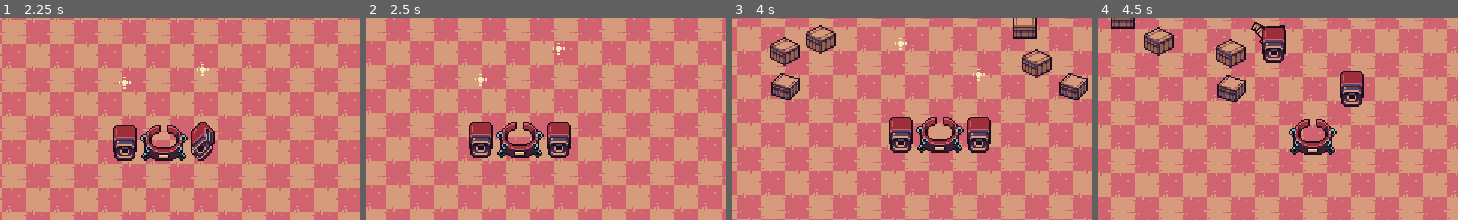
Above: before the commit, frames 1-4 (left to right).
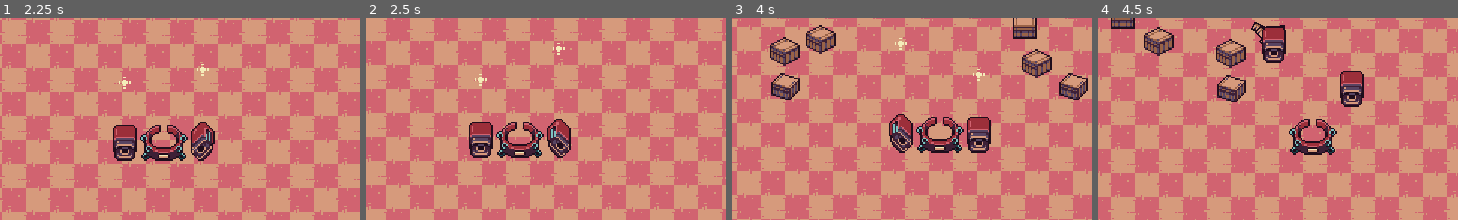
Above: after the commit, the same moments.

Repository: MrReineke/GPMINI_GODOT
Game: Godot game, scene res://Scenes/TEST00.tscn
Two runs of this game, one before a commit and one after it. Both use one fixed random seed, a clock stepped at 60 frames per second and the inputs below.
Inputs:
- Up to frame 1 (2.25 s): tap Enter at 0.5 s; hold Right (ui_right) 0.53-1.28 s; tap K (dash) at 0.6 s; hold Down (ui_down) 1.28-2.03 s; tap J (punch_lft) at 1.35 s; hold Right (ui_right) from 2.03 s (still down); hold L (punch_rgt) from 2.03 s (still down)
- Up to frame 2 (2.5 s): keep holding Right (ui_right); keep holding L (punch_rgt)
- Up to frame 3 (4 s): release Right (ui_right) at 2.78 s; release L (punch_rgt) at 2.78 s; hold Up (ui_up) 2.78-3.53 s; tap K (dash) at 2.85 s; hold Left (ui_left) from 3.53 s (still down); hold J (punch_lft) from 3.53 s (still down)
- Up to frame 4 (4.5 s): keep holding Left (ui_left); release J (punch_lft) at 4.28 s; tap L (punch_rgt) at 4.35 s
The pictures show only the part of the screen within x 25-75%, y 50-100%; the shares and areas given below are measured in that part.

Frame 1 is identical in both runs. In frame 2, 0.7% of the frame differs, in the area x 50-57%, y 50-70%; in frame 3, 0.7%, in the area x 43-51%, y 47-67%; in frame 4, nothing differs.

Commit message:
Animation speed fist charge dependant on current charge

Diff:
--- a/GPMINI/Prefabs/FistController.gd
+++ b/GPMINI/Prefabs/FistController.gd
@@ -54,6 +54,7 @@
 	#charging distance
 	if punchPressed():
 		anim.play("anim_spinCharge")
+		anim.playback_speed=(dist/maxDist)*2
 		Input.start_joy_vibration(0,dist/maxDist/2,0,.1)
 
 		#sfx charge
Not shown: 4 places in GPMINI/Prefabs/Player.tscn that only renumber resources
